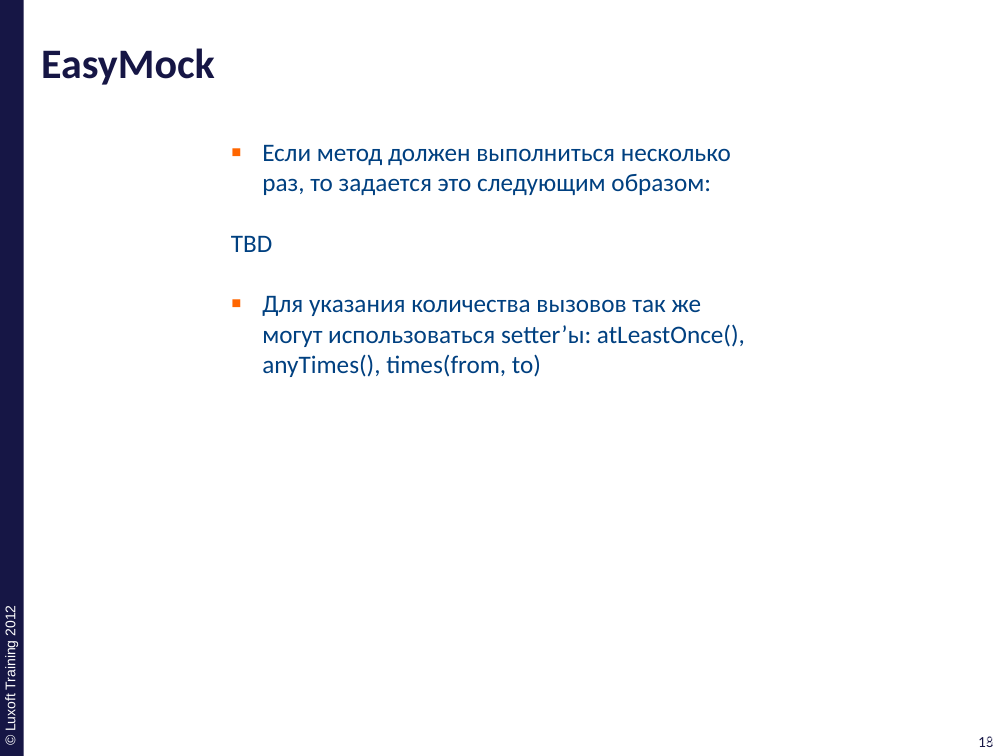
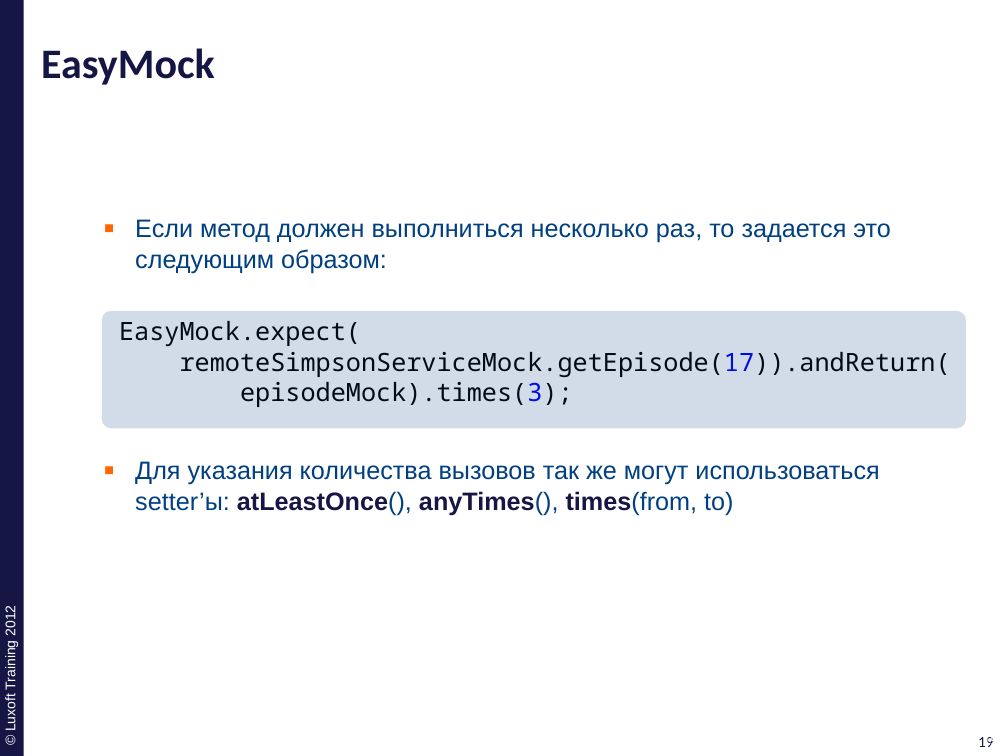
Before and after one commit to ivan-dyachenko/Trainings, a slide deck: slide 19 of Test Driven Development/materials/pptx/5. TDD-EasyMock.pptx (slide 18 before the commit). Drawn at 1008x756 pixels with LibreOffice and Linux fonts; fonts in the diff are those of the drawing; background and template pictures are left out. Boxes give left, top, right and bottom in pixels: in the first picture for what was removed or moved away, otherwise in the second. Text is boxed around its words. In the diff, an @@ line names an element or a change of style, - is before the commit and + after.

Commit message:
complete EasyMock presentaion and code exapmles

```diff
--- a/Test Driven Development/materials/pptx/5. TDD-EasyMock.pptx
+++ b/Test Driven Development/materials/pptx/5. TDD-EasyMock.pptx
@@ text "Если метод должен выполниться несколько ...": place and size @@
-text "Если метод должен выполниться несколько ..." at (231,144,745,377)
+text "Если метод должен выполниться несколько ..." at (135,219,891,515)
@@ text "Если метод должен выполниться несколько ..." at (135,219,891,515): font Calibri to Arial; text colour #004080 to #161645, bold on in "atLeastOnce(), anyTimes(), times(from," @@
@@ text at (231,235,272,252): paragraph removed @@
-TBD
@@ rounded rectangle added at (102,310,966,428), fill #004080 at 18% opacity @@
@@ text added at (119,321,951,407), 18 pt, text #000000 @@
+EasyMock.expect(
+remoteSimpsonServiceMock.getEpisode(17)).andReturn(
+episodeMock).times(3);
@@ page number at (978,737,994,747): text changed @@
-18
+19
@@ page number at (983,737,999,747): text changed @@
-18
+19
```
Also in this commit, not shown: 17 other slides changed, 4 slides added, 2 slides removed.
